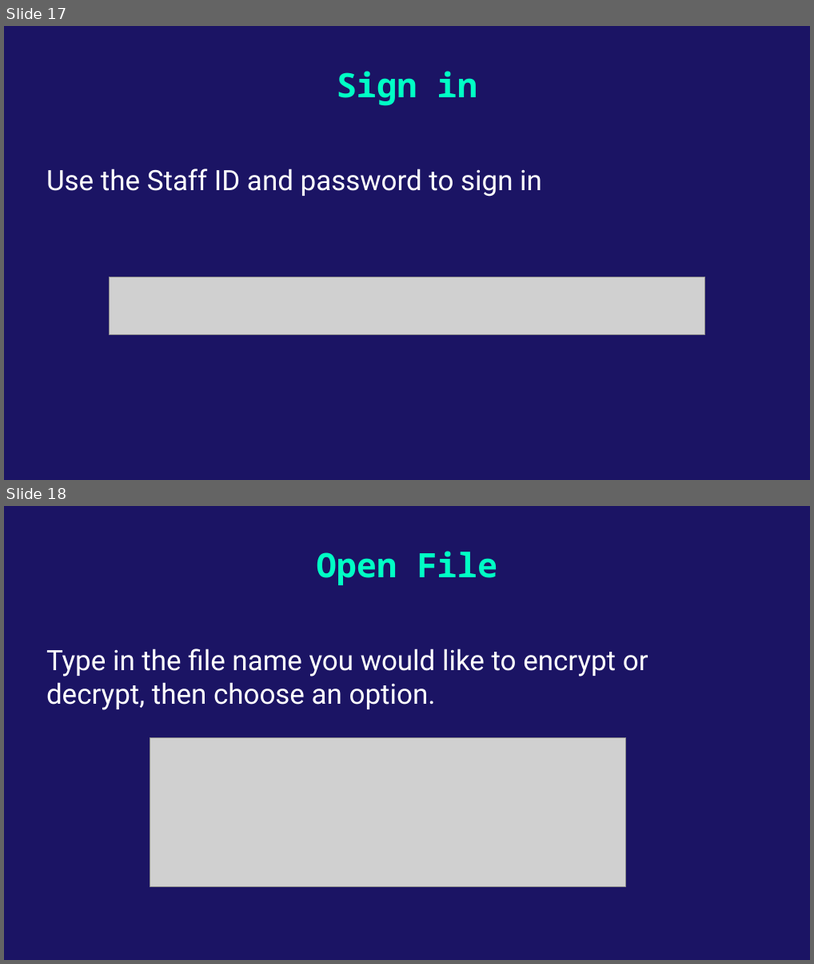
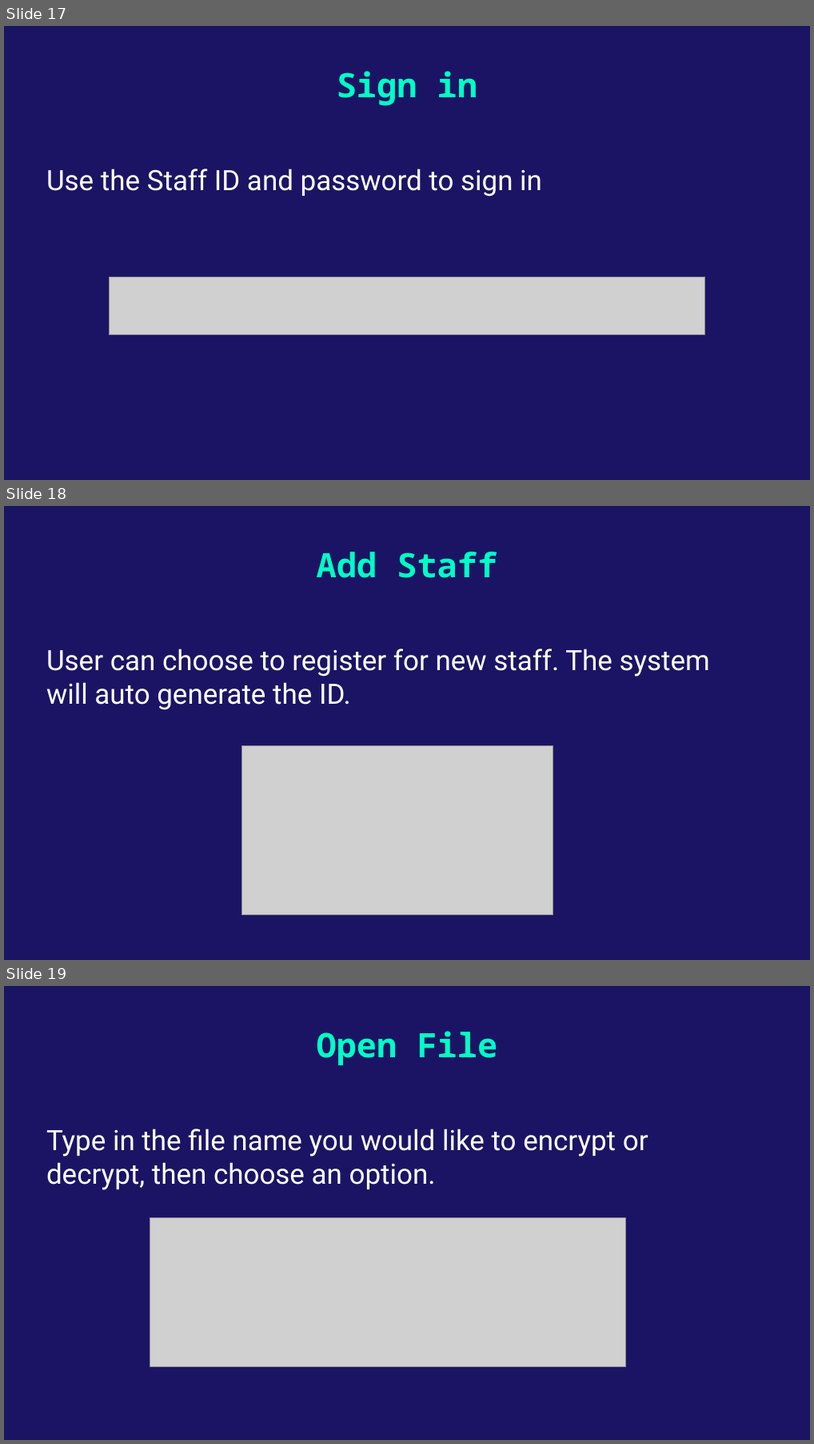
Before and after one commit to YeohWeiJeng/data_leaking_hackathon_tarumt, a slide deck: TAR UMT International Hackathon 2024 - perror(_520_);.pptx. Shown one above the other, each under a label of ours: slides 17 and 18 before the commit, slides 17, 18 and 19 after it. The pictures are 814x964 and 814x1444 pixels, drawn with LibreOffice and Linux fonts; fonts in the diff are those of the drawing; grey boxes stand for pictures. Boxes give left, top, right and bottom in pixels: in the first picture for what was removed or moved away, otherwise in the second. Text is boxed around its words. In the diff, an @@ line names an element or a change of style, - is before the commit and + after.

Commit message:
Improvement
Added the Add Staff function

```diff
--- a/TAR UMT International Hackathon 2024 - perror(_520_);.pptx
+++ b/TAR UMT International Hackathon 2024 - perror(_520_);.pptx
@@ slide 18 added at (4,506,810,960), background #1B1464 @@
@@ title added at (317,552,498,578), 30 pt, text #00FFC5, bold @@
+Add Staff
@@ subtitle added at (46,648,710,704), 25 pt, text #FFFFFF @@
+User can choose to register for new staff. The system will auto generate the ID.
@@ picture added at (242,745,553,915) @@
@@ what was slide 18 is now slide 19 @@
```
Also in this commit, not shown: 1 slide changed, 11 other files.
